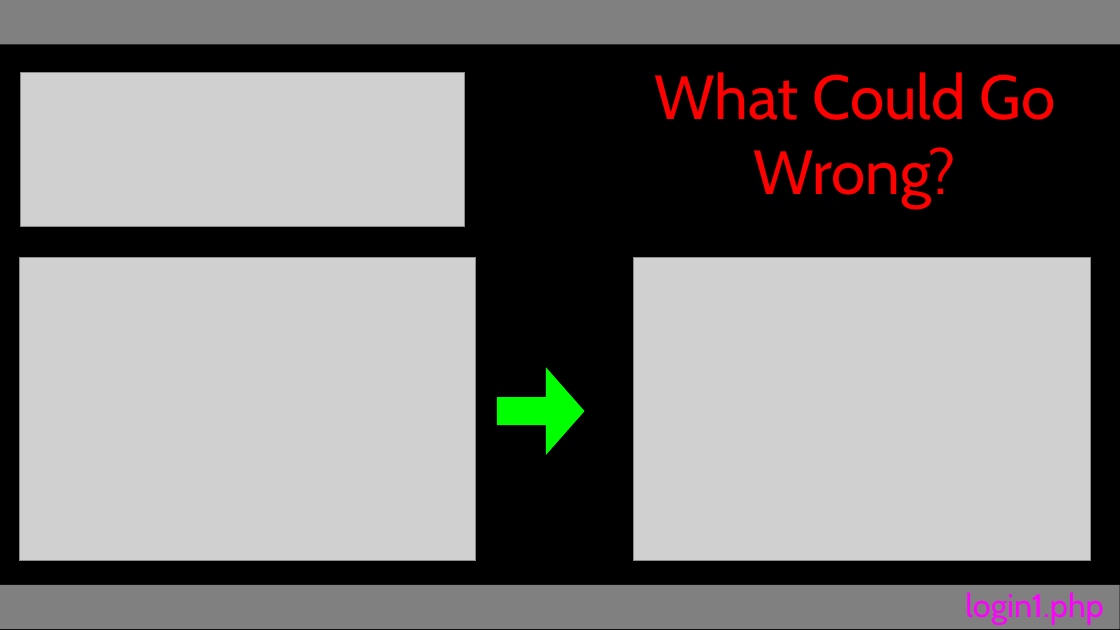
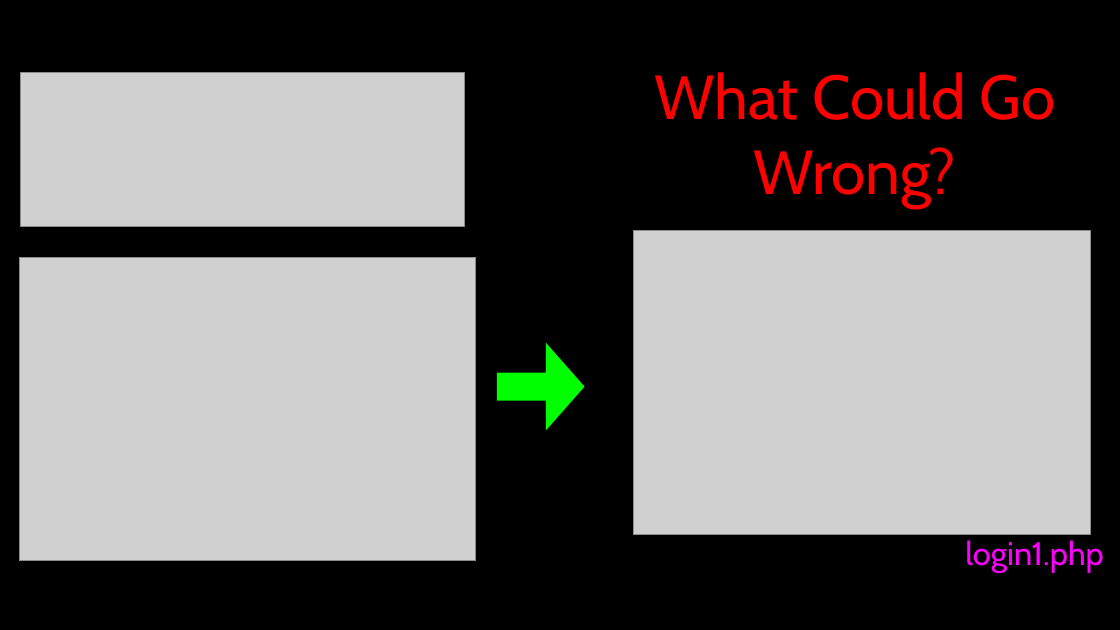
Before and after one commit to csev/wa4e, a slide deck: slide 33 of lectures/PHP-08-MySQL-PDO.ppt. Drawn at 1120x630 pixels with LibreOffice and Linux fonts; fonts in the diff are those of the drawing; grey boxes stand for pictures. Boxes give left, top, right and bottom in pixels: in the first picture for what was removed or moved away, otherwise in the second. Text is boxed around its words. In the diff, an @@ line names an element or a change of style, - is before the commit and + after.

```diff
--- a/lectures/PHP-08-MySQL-PDO.ppt
+++ b/lectures/PHP-08-MySQL-PDO.ppt
@@ rectangle removed at <box>0,0,1120,45</box> @@
@@ picture: place and size @@
-picture at <box>634,258,1091,561</box>
+picture at <box>634,231,1091,534</box>
@@ right arrow: place and size @@
-right arrow at <box>497,367,585,455</box>
+right arrow at <box>497,343,585,430</box>
@@ text "login1.php": place and size @@
-text "login1.php" at <box>965,592,1104,625</box>
+text "login1.php" at <box>965,540,1104,573</box>
@@ rectangle removed at <box>0,585,1120,629</box> @@
```
Also in this commit, not shown: 48 other slides changed.
